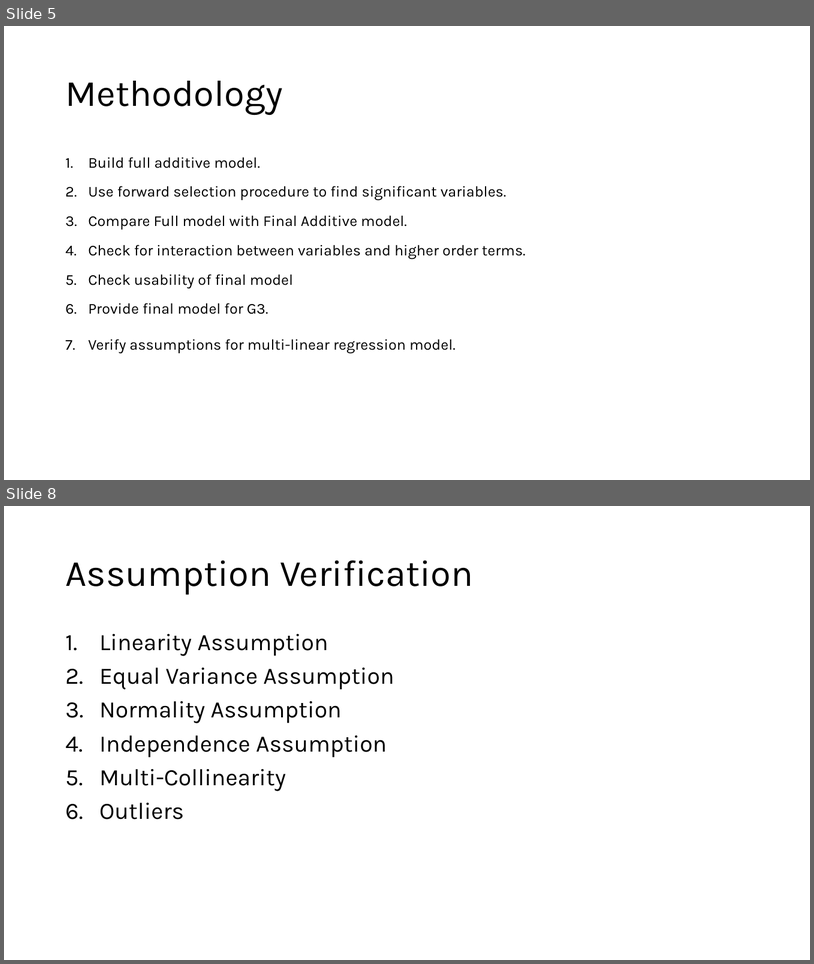
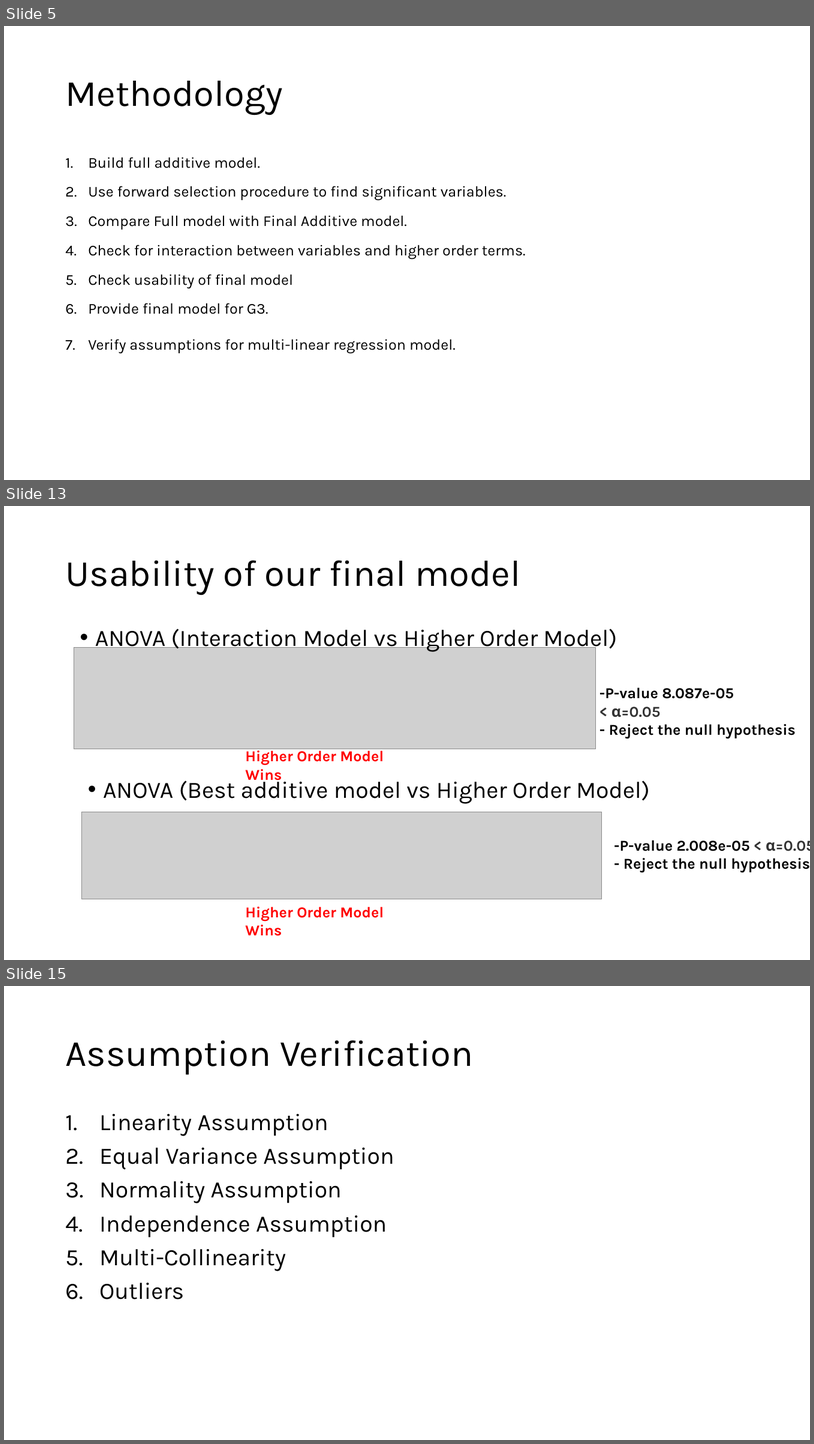
Before and after one commit to prs-sharma9/DATA-603_PROJECT, a slide deck: Final_Presentation.pptx. Shown one above the other, each under a label of ours: slides 5 and 8 before the commit, slides 5, 13 and 15 after it; the slides between them are not shown. The pictures are 814x964 and 814x1444 pixels, drawn with LibreOffice and Linux fonts; fonts in the diff are those of the drawing; grey boxes stand for pictures. Boxes give left, top, right and bottom in pixels: in the first picture for what was removed or moved away, otherwise in the second. Text is boxed around its words. In the diff, an @@ line names an element or a change of style, - is before the commit and + after.

```diff
--- a/Final_Presentation.pptx
+++ b/Final_Presentation.pptx
@@ slide 13 added at [4,506,810,960], background #FFFFFF @@
@@ title added at [65,560,521,595], 44 pt, text #000000 @@
+Usability of our final model
@@ text added at [95,628,617,652], 28 pt, text #000000 @@
+• ANOVA (Interaction Model vs Higher Order Model)
@@ picture added at [74,648,596,749] @@
@@ text added at [600,687,796,738], 18 pt, text #000000, bold @@
+-P-value 8.087e-05 < α=0.05
+- Reject the null hypothesis
@@ text added at [245,748,384,783], 18 pt, text #FF0000, bold @@
+Higher Order Model Wins
@@ text added at [103,777,650,804], 28 pt, text #000000 @@
+• ANOVA (Best additive model vs Higher Order Model)
@@ picture added at [82,811,602,899] @@
@@ text added at [614,840,810,873], 18 pt, text #000000, bold @@
+-P-value 2.008e-05 < α=0.05
+- Reject the null hypothesis
@@ text added at [245,906,384,936], 18 pt, text #FF0000, bold @@
+Higher Order Model Wins
@@ what was slide 8 is now slide 15 @@
```
Also in this commit, not shown: 1 slide changed, 7 other slides added, 1 slide removed, 1 other file.
